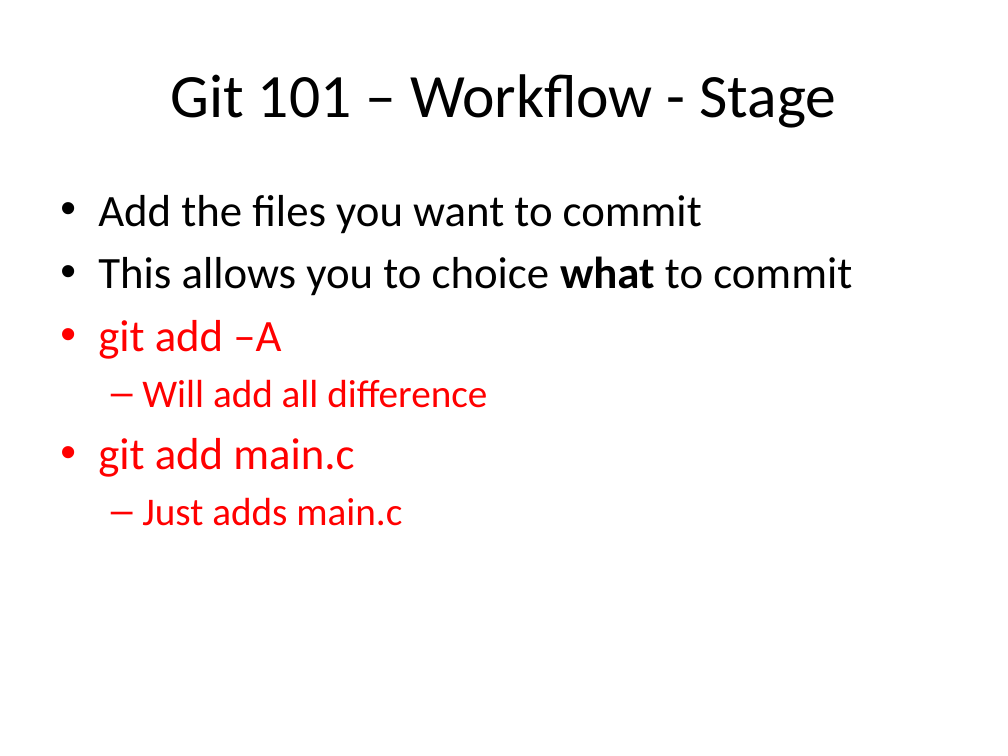
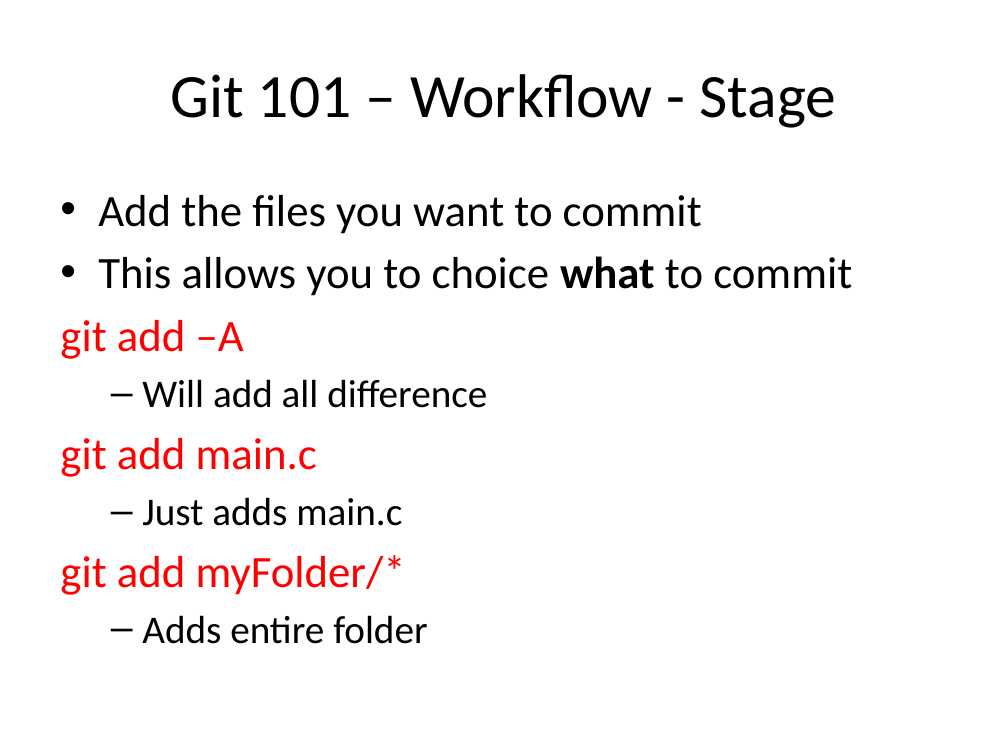
Before and after one commit to uwmadisonieee/Tutorials, a slide deck: slide 21 of Git and Github/Git and using GitHub.pptx (slide 20 before the commit). Drawn at 1008x756 pixels with LibreOffice and Linux fonts; fonts in the diff are those of the drawing. Boxes give left, top, right and bottom in pixels: in the first picture for what was removed or moved away, otherwise in the second. Text is boxed around its words. In the diff, an @@ line names an element or a change of style, - is before the commit and + after.

```diff
--- a/Git and Github/Git and using GitHub.pptx
+++ b/Git and Github/Git and using GitHub.pptx
@@ text at (60, 320, 487, 526): text colour #FF0000 to #000000 in "Will add all difference", "Just adds main.c"; bullet • to none @@
@@ text at (60, 555, 427, 644): paragraphs added @@
+git add myFolder/*
+  – Adds entire folder
```
Also in this commit, not shown: 8 other slides changed, 4 slides added, 11 slides removed, 1 other file.
